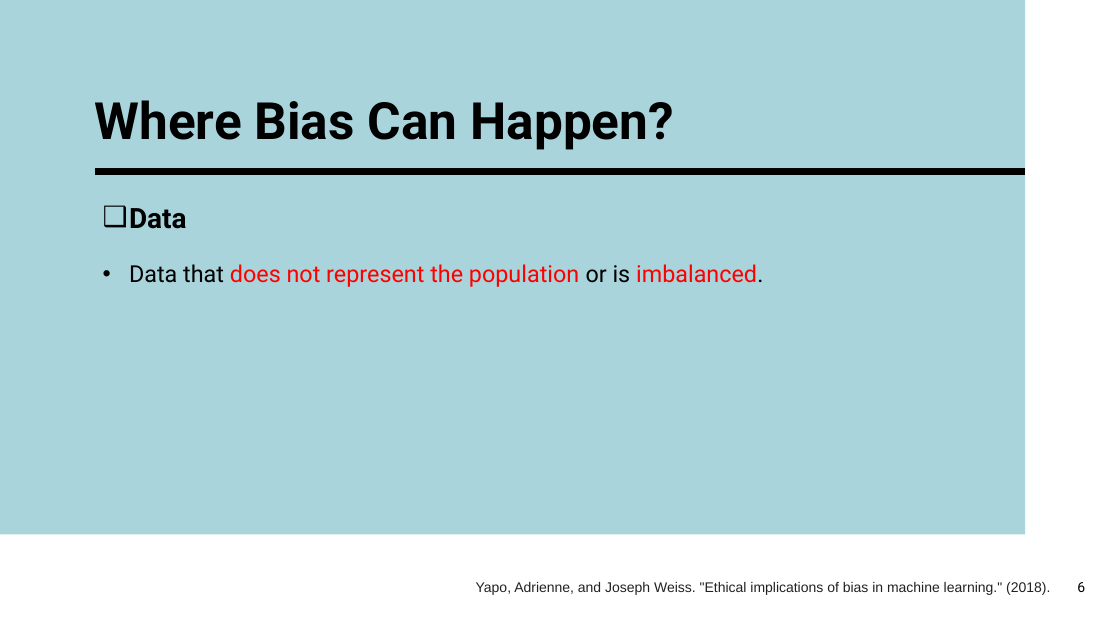
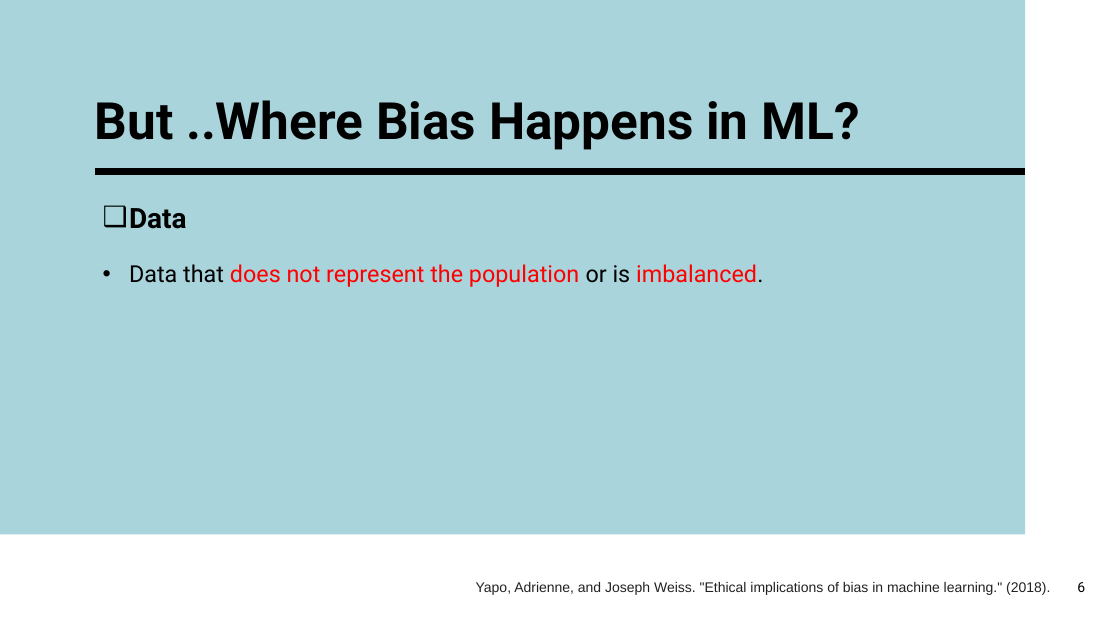
Before and after one commit to alhuri/Essential-Ethics-Bias-and-Fairness, a slide deck: slide 6 of Ethics_Bias_and_Fairness.pptx. Drawn at 1120x630 pixels with LibreOffice and Linux fonts; fonts in the diff are those of the drawing. Boxes give left, top, right and bottom in pixels: in the first picture for what was removed or moved away, otherwise in the second. Text is boxed around its words. In the diff, an @@ line names an element or a change of style, - is before the commit and + after.

```diff
--- a/Ethics_Bias_and_Fairness.pptx
+++ b/Ethics_Bias_and_Fairness.pptx
@@ title at [95,100,859,150]: text changed @@
-Where Bias Can Happen?
+But ..Where Bias Happens in ML?
```
Also in this commit, not shown: 5 other slides changed.
